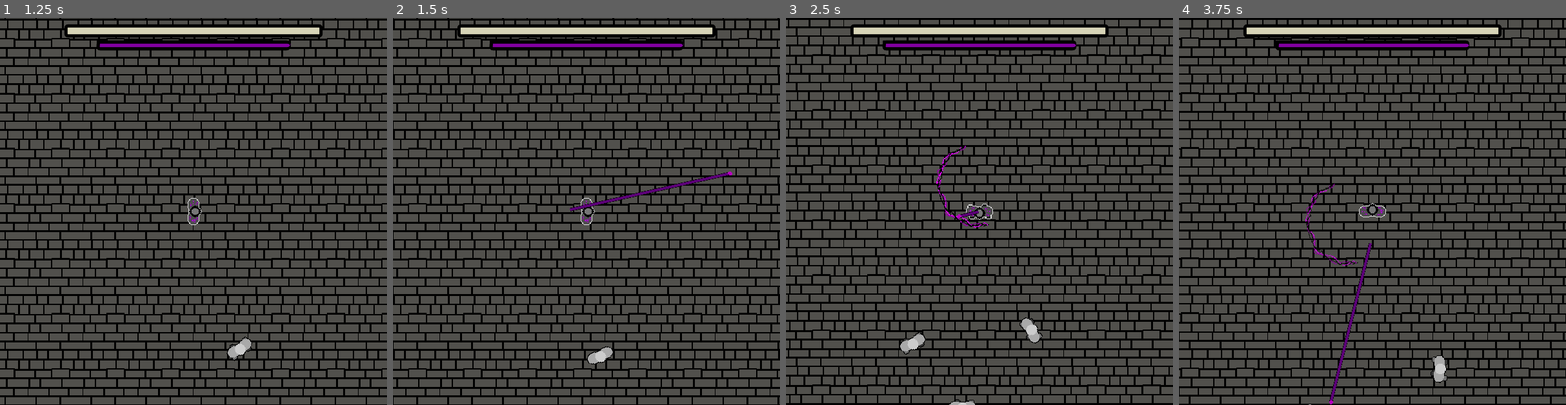
Above: before the commit, frames 1-4 (left to right).
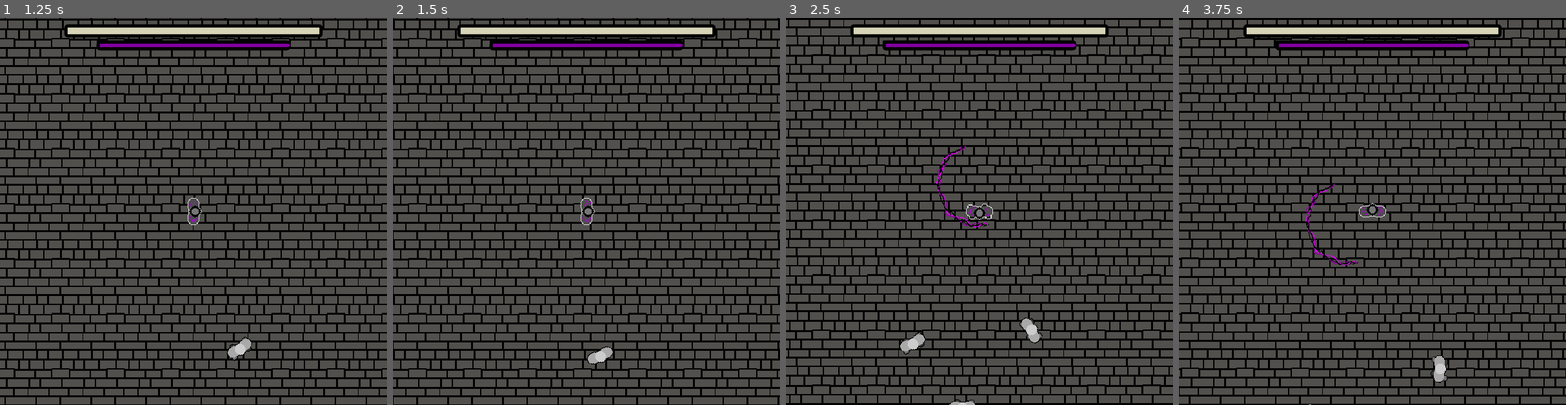
Above: after the commit, the same moments.

Repository: the-alex-g/LD52
Game: Godot game, scene res://Menu/MainMenu.tscn
Two runs of this game, one before a commit and one after it. Both use one fixed random seed, a clock stepped at 60 frames per second and the inputs below.
Inputs (mouse positions are in pixels of both pictures, inside the frame that each line leads up to):
- Up to frame 1 (1.25 s): click "Play" at 0.5 s
- Up to frame 2 (1.5 s): move the mouse to (671, 192) at 1.27 s; hold D (right) from 1.28 s (still down); tap Space (heal, bound only after the commit) at 1.35 s
- Up to frame 3 (2.5 s): move the mouse to (902, 230) at 2.02 s; release D (right) at 2.03 s; hold S (down) from 2.03 s (still down); right-click (902, 230) at 2.1 s; tap Space (heal, bound only after the commit) at 2.3 s
- Up to frame 4 (3.75 s): move the mouse to (1411, 126) at 2.77 s; release S (down) at 2.78 s; press the mouse at (1411, 126) at 2.78 s; hold D (right) 2.78-3.53 s; tap Space (heal, bound only after the commit) at 3.05, 3.6 s; move the mouse to (1353, 288) at 3.52 s; release the mouse at (1353, 288) at 3.53 s; hold W (up) from 3.53 s (still down)

Frame 1 is identical in both runs. In frame 2, 0.4% of the frame differs, in the area x 45-88%, y 39-50%; in frame 3, less than 0.1%; in frame 4, 0.4%, in the area x 32-50%, y 42-100%.

Commit message:
Add healing
at the cost of a minion

Diff:
--- a/project/AI/RootAI.gd
+++ b/project/AI/RootAI.gd
@@ -14,12 +14,12 @@
 
 var _state = ActionState.WANDER
 var target : Node2D
-var player : Node2D
 export var good := true setget _set_good
 
 onready var _cooldown_timer : Timer = $AttackCooldownTimer
 onready var _attack_area : Area2D = $AttackArea
 onready var _sprite : AnimatedSprite = $Sprite
+onready var _max_health := health
 
 
 func _ready()->void:
@@ -216,3 +216,8 @@
 func _on_Sprite_animation_finished()->void:
 	if _sprite.animation == "Attack":
 		_sprite.play("Idle")
+
+
+func release()->void:
+	health = _max_health
+	hit(0)
--- a/project/Player/Player.gd
+++ b/project/Player/Player.gd
@@ -4,15 +4,18 @@
 export var speed := 210.0
 export var cooldown_time := 1.0
 export var shield_cooldown_time := 4.0
+export var heal_cooldown_time := 4.0
 export var min_damage := 7
 export var max_damage := 20
 
 var _can_shoot := true
 var _can_create_shield := true
+var _can_heal := true
 var good := false
 
 onready var _cooldown_timer : Timer = $AttackCooldownTimer
 onready var _shield_timer : Timer = $ShieldCooldownTimer
+onready var _heal_timer : Timer = $HealCooldownTimer
 onready var _sprite : AnimatedSprite = $AnimatedSprite
 
 
@@ -35,6 +38,9 @@
 
 	if Input.is_action_just_pressed("create_shield") and _can_create_shield:
 		_create_shield()
+
+	if Input.is_action_just_pressed("heal") and _can_heal:
+		_heal()
 
 	# warning-ignore:return_value_discarded
 	move_and_collide(direction * speed * delta)
@@ -70,6 +76,14 @@
 	_can_create_shield = true
 
 
+func _heal()->void:
+	_can_heal = false
+	_heal_timer.start(heal_cooldown_time)
+	PawnHandler.heal()
+	yield(_heal_timer, "timeout")
+	_can_heal = true
+
+
 func hit(damage:int)->void:
 	PawnHandler.player_health -= damage
 	$HitSound.play()
--- a/project/Player/Player.tscn
+++ b/project/Player/Player.tscn
@@ -80,3 +80,6 @@
 
 [node name="ShieldCooldownTimer" type="Timer" parent="."]
 one_shot = true
+
+[node name="HealCooldownTimer" type="Timer" parent="."]
+one_shot = true
--- a/project/World/PawnHandler.gd
+++ b/project/World/PawnHandler.gd
@@ -1,4 +1,6 @@
 extends Node
+
+signal release_pawn
 
 var dark_strength := 0
 var max_strength := 144
@@ -12,3 +14,8 @@
 func reset()->void:
 	dark_strength = 0
 	player_health = 50
+
+
+func heal()->void:
+	emit_signal("release_pawn")
+	player_health += 10
--- a/project/World/World.gd
+++ b/project/World/World.gd
@@ -11,9 +11,19 @@
 
 	Jukebox.play_main()
 
+	# warning-ignore:return_value_discarded
+	PawnHandler.connect("release_pawn", self, "_on_PawnHandler_release_pawn")
+
 	for _i in 64:
 		_path_follow.unit_offset = randf()
 		_path_follow.rotation = randf() * TAU
 		var pawn = preload("res://Pawns/StandardPawn.tscn").instance()
 		pawn.position = _standard_spawn_point.global_position
 		_enemy_container.add_child(pawn)
+
+
+func _on_PawnHandler_release_pawn()->void:
+	for pawn in _enemy_container.get_children():
+		if not pawn.good:
+			pawn.release()
+			break
--- a/project/project.godot
+++ b/project/project.godot
@@ -95,13 +95,17 @@
 }
 shoot={
 "deadzone": 0.5,
-"events": [ Object(InputEventKey,"resource_local_to_scene":false,"resource_name":"","device":0,"alt":false,"shift":false,"control":false,"meta":false,"command":false,"pressed":false,"scancode":32,"physical_scancode":0,"unicode":0,"echo":false,"script":null)
-, Object(InputEventMouseButton,"resource_local_to_scene":false,"resource_name":"","device":0,"alt":false,"shift":false,"control":false,"meta":false,"command":false,"button_mask":0,"position":Vector2( 0, 0 ),"global_position":Vector2( 0, 0 ),"factor":1.0,"button_index":1,"pressed":false,"doubleclick":false,"script":null)
+"events": [ Object(InputEventMouseButton,"resource_local_to_scene":false,"resource_name":"","device":0,"alt":false,"shift":false,"control":false,"meta":false,"command":false,"button_mask":0,"position":Vector2( 0, 0 ),"global_position":Vector2( 0, 0 ),"factor":1.0,"button_index":1,"pressed":false,"doubleclick":false,"script":null)
  ]
 }
 create_shield={
 "deadzone": 0.5,
 "events": [ Object(InputEventMouseButton,"resource_local_to_scene":false,"resource_name":"","device":0,"alt":false,"shi …(212 unchanged characters)…
+ ]
+}
+heal={
+"deadzone": 0.5,
+"events": [ Object(InputEventKey,"resource_local_to_scene":false,"resource_name":"","device":0,"alt":false,"shift":false,"control":false,"meta":false,"command":false,"pressed":false,"scancode":32,"physical_scancode":0,"unicode":0,"echo":false,"script":null)
  ]
 }
 
